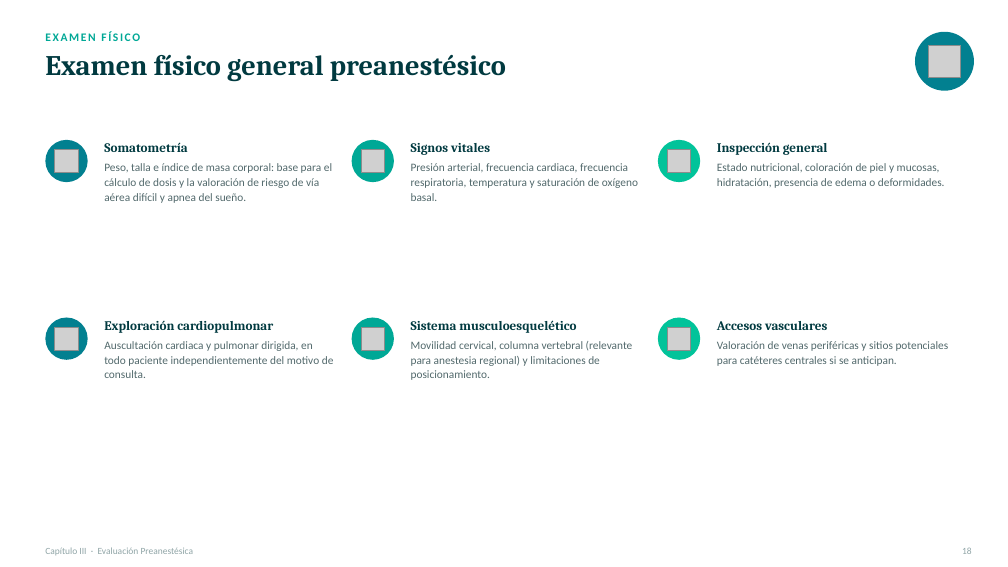
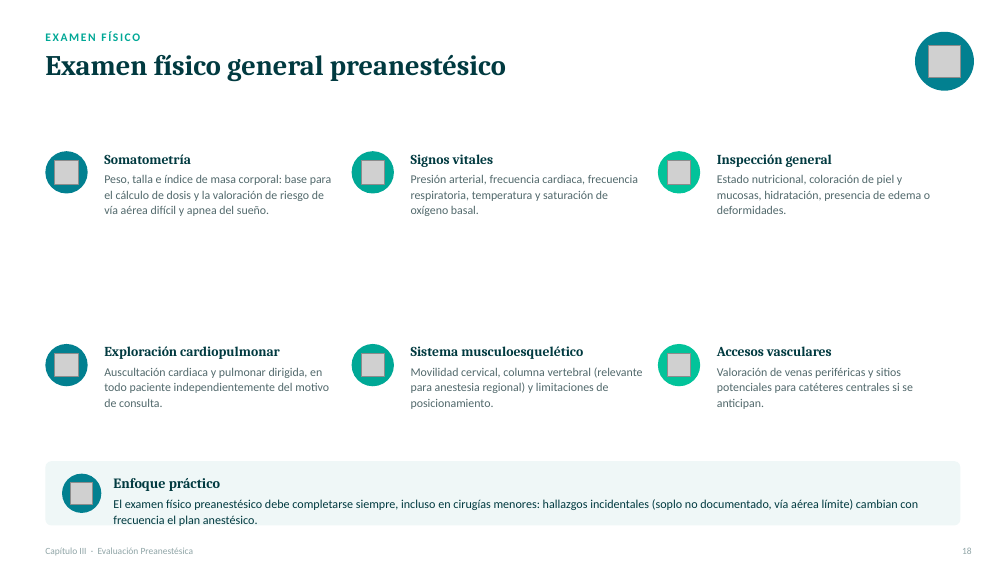
Before and after one commit to lestertavarezr/gpa-academy1, a slide deck: slide 19 of presentaciones/Capitulo_III_Evaluacion_Preanestesica.pptx. Drawn at 1008x567 pixels with LibreOffice and Linux fonts; fonts in the diff are those of the drawing; grey boxes stand for pictures. Boxes give left, top, right and bottom in pixels: in the first picture for what was removed or moved away, otherwise in the second. Text is boxed around its words. In the diff, an @@ line names an element or a change of style, - is before the commit and + after.

```diff
--- a/presentaciones/Capitulo_III_Evaluacion_Preanestesica.pptx
+++ b/presentaciones/Capitulo_III_Evaluacion_Preanestesica.pptx
@@ 6 texts, 3 pictures, 3 ellipses: place and size @@
-6 texts, 3 pictures, 3 ellipses at box(45, 140, 945, 203)
+6 texts, 3 pictures, 3 ellipses at box(45, 151, 930, 216)
@@ 6 texts, 3 pictures, 3 ellipses: place and size @@
-6 texts, 3 pictures, 3 ellipses at box(45, 318, 949, 380)
+6 texts, 3 pictures, 3 ellipses at box(45, 344, 913, 409)
@@ size 12.5 to 13 pt in 6 elements at box(104, 154, 191, 164), box(411, 154, 494, 167), box(717, 154, 832, 167), box(104, 346, 280, 359), box(411, 346, 583, 359), box(717, 346, 832, 356) @@
@@ size 10.8 to 11.3 pt in 6 elements at box(104, 175, 332, 216), box(411, 175, 638, 216), box(717, 175, 930, 214), box(104, 368, 329, 407), box(411, 367, 643, 409), box(717, 368, 913, 409) @@
@@ rounded rectangle added at box(45, 461, 960, 526), fill #EFF7F7 @@
@@ ellipse added at box(62, 473, 101, 513), fill #028090 @@
@@ text added at box(113, 478, 220, 491), 13.5 pt, text #013A40, bold @@
+Enfoque práctico
@@ picture added at box(70, 482, 92, 504) @@
@@ text added at box(113, 499, 918, 526), 11.5 pt, text #013A40 @@
+El examen físico preanestésico debe completarse siempre, incluso en cirugías menores: hallazgos incidentales (soplo no documentado, vía aérea límite) cambian con frecuencia el plan anestésico.
```
Also in this commit, not shown: 14 other slides changed.
